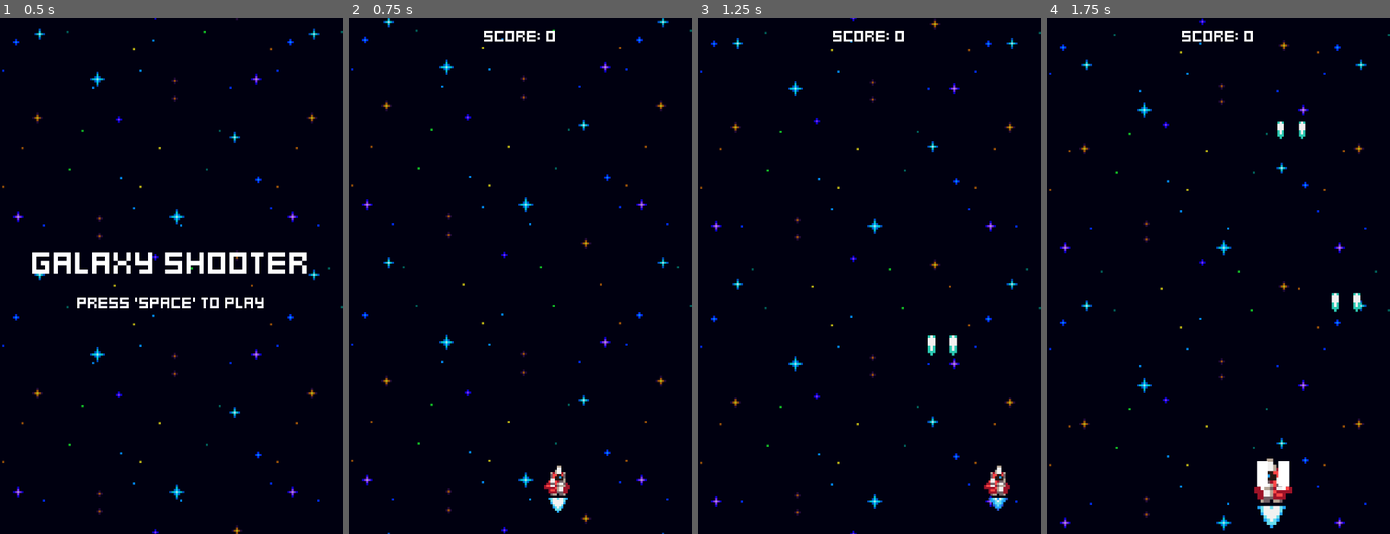
Above: before the commit, frames 1-4 (left to right).
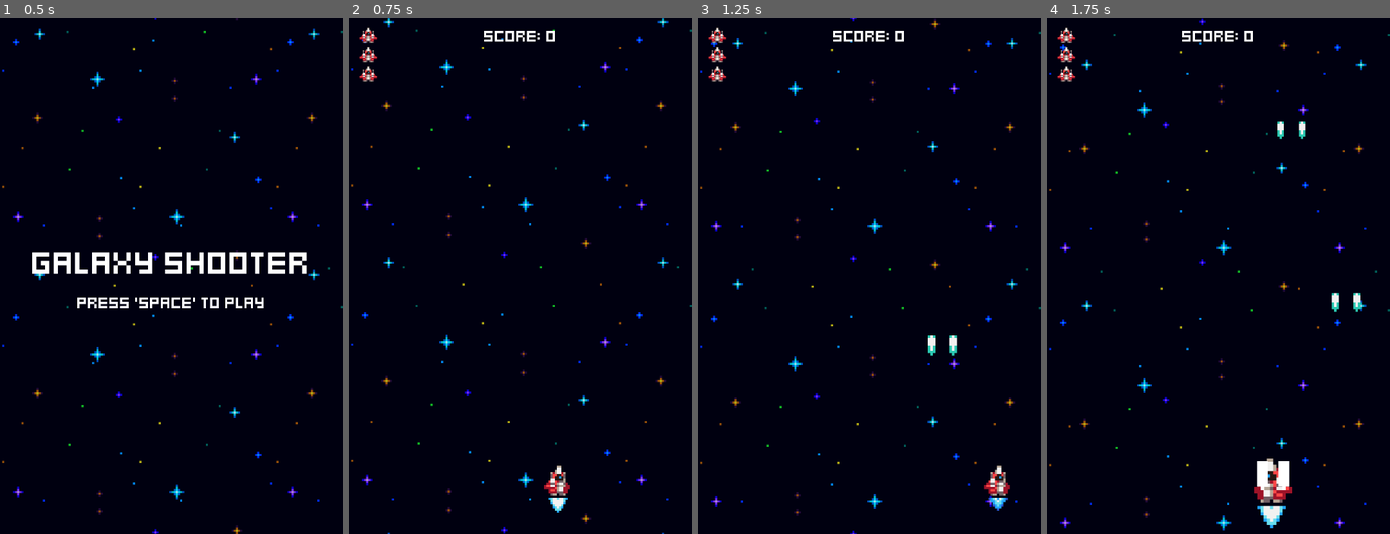
Above: after the commit, the same moments.

Repository: SeaBassy4/Galaxy-Shooter
Game: Godot game, scene res://menus/menu.tscn
Two runs of this game, one before a commit and one after it. Both use one fixed random seed, a clock stepped at 60 frames per second and the inputs below.
Inputs:
- Up to frame 1 (0.5 s): no input
- Up to frame 2 (0.75 s): tap Space at 0.5 s; hold Right (ui_right) from 0.53 s (still down); tap Enter (ui_accept) at 0.6 s
- Up to frame 3 (1.25 s): keep holding Right (ui_right); tap Enter (ui_accept) at 0.77, 1.07 s
- Up to frame 4 (1.75 s): release Right (ui_right) at 1.28 s; hold Left (ui_left) from 1.28 s (still down); tap Enter (ui_accept) at 1.35, 1.52 s

Frame 1 is identical in both runs. In frame 2, 0.3% of the frame differs, in the area x 3-9%, y 1-13%; in frame 3, 0.3%; in frame 4, 0.3%.

Commit message:
chore: HUD with health display

Diff:
--- a/player_ship/ship.gd
+++ b/player_ship/ship.gd
@@ -8,6 +8,7 @@
 @onready var move_component: MoveComponent = $MoveComponent as MoveComponent
 @onready var flame_animated_sprite_2d2: AnimatedSprite2D = $Anchor/FlameAnimatedSprite2D2
 @onready var variable_pitch_audio_stream_player: VariablePitchAudioStreamPlayer = $VariablePitchAudioStreamPlayer
+@onready var stats_component: StatsComponent = $StatsComponent
 
 
 func _ready() -> void:
--- a/world.gd
+++ b/world.gd
@@ -2,8 +2,18 @@
 
 @export var game_stats: GameStats
 
+
 @onready var ship: Node2D = $Ship
 @onready var score_label: Label = $ScoreLabel
+@onready var health_1: Sprite2D = $Health1
+@onready var health_2: Sprite2D = $Health2
+@onready var health_3: Sprite2D = $Health3
+@onready var stats_component: StatsComponent = $Ship/StatsComponent
+
+func _process(delta: float) -> void:
+	if is_instance_valid(ship):
+		update_health_display()
+
 
 
 func _ready() -> void:
@@ -16,6 +26,13 @@
 		get_tree().change_scene_to_file("res://menus/game_over.tscn")
 		)
 
+func update_health_display() -> void:
+	var current_health = stats_component.health
+
+	if current_health <= 2 and is_instance_valid(health_3):
+		health_3.queue_free()
+	if current_health <= 1 and is_instance_valid(health_2):
+		health_2.queue_free()
 
 func update_score_label(new_score: int) -> void:
 	score_label.text = "Score: " + str(new_score)
--- a/world.tscn
+++ b/world.tscn
@@ -6,6 +6,7 @@
 [ext_resource type="PackedScene" uid="uid://bqbdo7s7nelky" path="res://effects/space_background.tscn" id="2_fj7yv"]
 [ext_resource type="PackedScene" uid="uid://7okaopdc7rj1" path="res://enemies/enemy_generator.tscn" id="3_tlwt5"]
 [ext_resource type="LabelSettings" uid="uid://dxj8yxlc7juq7" path="res://fonts/default_label_settings.tres" id="5_036b0"]
+[ext_resource type="Texture2D" uid="uid://dddnj6v1peuwl" path="res://assets/ship-sprite.png" id="7_pkg7o"]
 
 [node name="World" type="Node2D"]
 script = ExtResource("1_aqk2v")
@@ -25,3 +26,18 @@
 label_settings = ExtResource("5_036b0")
 horizontal_alignment = 1
 vertical_alignment = 1
+
+[node name="Health1" type="Sprite2D" parent="."]
+position = Vector2(9, 8)
+scale = Vector2(0.5, 0.5)
+texture = ExtResource("7_pkg7o")
+
+[node name="Health2" type="Sprite2D" parent="."]
+position = Vector2(9, 17)
+scale = Vector2(0.5, 0.5)
+texture = ExtResource("7_pkg7o")
+
+[node name="Health3" type="Sprite2D" parent="."]
+position = Vector2(9, 26)
+scale = Vector2(0.5, 0.5)
+texture = ExtResource("7_pkg7o")
Binary file added: assets/ship-sprite.png
Not shown, added: assets/ship-sprite.png.import
Not shown: 1 places in world.tscn that only renumber resources
